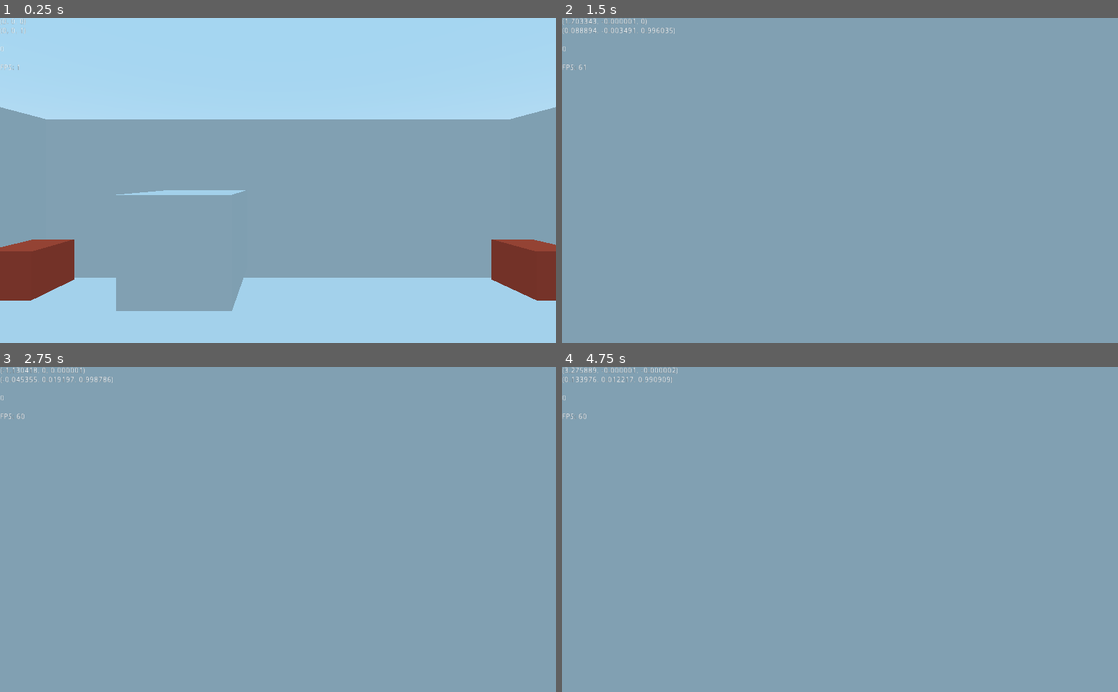
Above: before the commit, frames 1-4 (two rows, left to right).
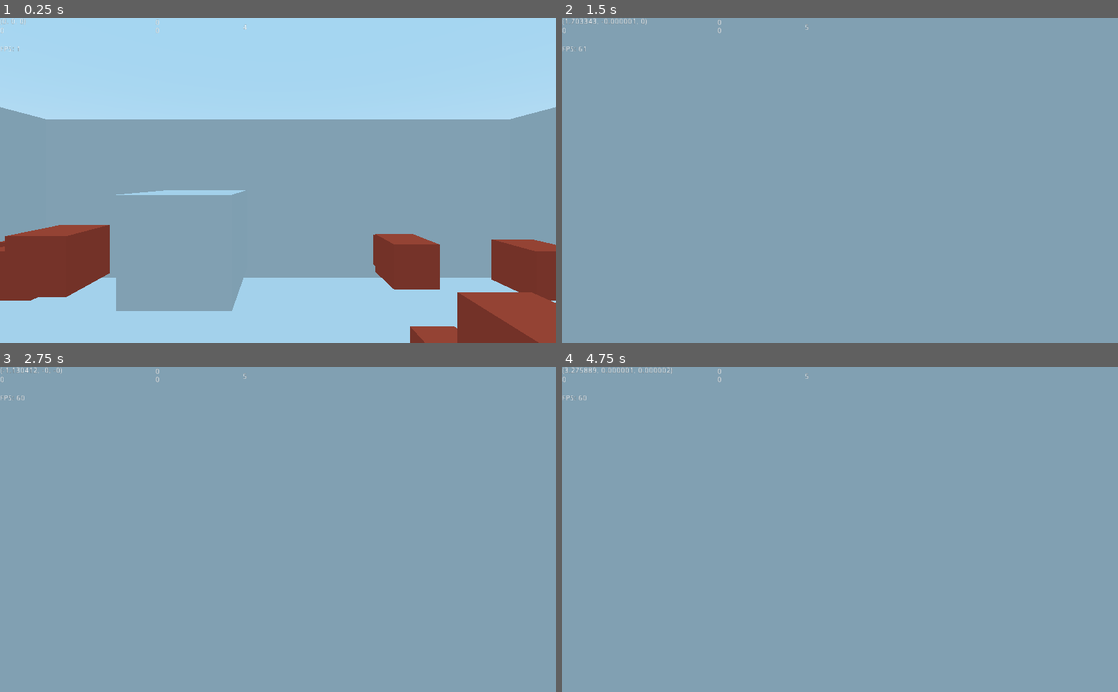
Above: after the commit, the same moments.

Repository: phoesarah/GGJ2020
Game: Godot game, scene res://tscn/Scenes/Test.tscn
The game is run twice, just before and just after one commit, with the same random seed, the same clock (stepped at 60 frames per second) and the same inputs.
Inputs (mouse positions are in pixels of both pictures, inside the frame that each line leads up to):
- Up to frame 1 (0.25 s): no input
- Up to frame 2 (1.5 s): tap Enter at 0.5 s; move the mouse to (867, 180) at 0.52 s; hold W (move_forward) from 0.53 s (still down); click (867, 180) at 0.6 s; move the mouse to (812, 180) at 1.27 s; click (812, 180) at 1.35 s
- Up to frame 3 (2.75 s): keep holding W (move_forward); tap Space at 2 s; move the mouse to (289, 523) at 2.02 s; click (289, 523) at 2.1 s
- Up to frame 4 (4.75 s): keep holding W (move_forward); move the mouse to (834, 536) at 2.77 s; click (834, 536) at 2.85 s; tap Enter at 3.5 s; move the mouse to (878, 532) at 3.52 s; click (878, 532) at 3.6 s; move the mouse to (795, 526) at 4.27 s; click (795, 526) at 4.35 s

The runs differ from the first frame. In frame 1, 7.1% of the frame differs, in the area x 0-100%, y 0-100%; in frame 2, 0.2%; in frame 3, 0.2%; in frame 4, 0.3%.

Commit message:
Prop script

Diff:
--- a/Godot/Scripts/Ball.gd
+++ b/Godot/Scripts/Ball.gd
@@ -1,10 +1,16 @@
 extends RigidBody
 signal hit_prop
+signal caught
 var glove_live: bool = 0
+var player
 
 func _ready():
+	#glove = get_node("../Player/CameraHelper/Glove")
 	self.connect("hit_prop", get_node("../Player"), "ball_hit")
 	self.connect("body_entered", self, "body_entered")
+	#get_node("../Player/CameraHelper/Glove").connect("body_entered", self, "ball_hit")
+	player = get_node("../Player")
+	self.connect("caught", player, "caught")
 	pass
 
 #func _process(delta):
@@ -16,9 +22,8 @@
 		return
 
 	if (body is PropP):
-		print("Hit propp")
 		emit_signal("hit_prop", body)
 
 	if body.name=="Glove" and glove_live == true:
-		print("Caught ball")
 		get_parent().remove_child(self)
+		emit_signal("caught")
--- a/Godot/Scripts/Player.gd
+++ b/Godot/Scripts/Player.gd
@@ -1,11 +1,13 @@
 extends KinematicBody
 export (float) var GRAVITY=-24
 export (bool) var invert_mouse_y = 0
+export (float) var time_per_prop = 3
 var invert_y = 1
 const MOUSE_SENSITIVITY=0.1
 var camera_helper
 var camera
 var has_ball: bool = 1
+var can_throw: bool = 1
 
 var vel = Vector3()
 const MAX_SPEED = 25
@@ -19,6 +21,7 @@
 var ray
 var ball
 var hit_props = Array()
+var timer
 
 var debugtext
 
@@ -28,6 +31,7 @@
 	camera = get_node("CameraHelper/Camera")
 	camera_helper = get_node("CameraHelper")
 	ray = get_node("CameraHelper/Camera/RayCast")
+	timer = get_node("Timer")
 	ball = preload("res://tscn/Props/Ball.tscn")
 	if invert_mouse_y:
 		invert_y=-1
@@ -88,19 +92,28 @@
 
 	if Input.is_action_just_pressed("interact"):
 		if has_ball:
-			var ballo=ball.instance()
-			var scene_root = get_tree().root.get_children()[0]
-			scene_root.add_child(ballo)
-			var cht=camera_helper.get_global_transform()
-			ballo.transform.origin=cht.origin+(cht.basis.z*5)
-			ballo.apply_impulse(Vector3(0,0,0),cht.basis.z*100)
-			has_ball=0
+			if !can_throw:
+				ray.force_raycast_update()
+				if ray.is_colliding():
+					var obj = ray.get_collider()
+					print(" Ray cast to: " + String(obj.name))
+					if hit_props.has(obj):
+						hit_props.erase(obj)
 
-		ray.force_raycast_update()
-		if ray.is_colliding():
-			var obj = ray.get_collider()
-			debugtext += " Ray cast to: " + String(obj.name) + "\n"
-			#print(obj.name)
+						if hit_props.size()==0:
+							get_tree().quit()
+					#print(obj.name)
+
+			if can_throw:
+				var ballo=ball.instance()
+				var scene_root = get_tree().root.get_children()[0]
+				scene_root.add_child(ballo)
+				var cht=camera_helper.get_global_transform()
+				ballo.transform.origin=cht.origin+(cht.basis.z*5)
+				ballo.apply_impulse(Vector3(0,0,0),cht.basis.z*100)
+				has_ball=0
+				can_throw=0
+
 
 func process_movement(delta):
 	dir.y = 0
@@ -125,11 +138,24 @@
 	vel.z = hvel.z
 	vel = move_and_slide(vel, Vector3(0, 1, 0), 0.05, 4, deg2rad(MAX_SLOPE_ANGLE))
 	debugtext += String(vel)
-	debugtext += "\n" + String(camera_helper.get_global_transform().basis.z) + "\n"
+	#debugtext += "\n" + String(camera_helper.get_global_transform().basis.z) + "\n"
 	#debugtext += "\n" + String(Vector3(camera_helper.get_transform().basis.x.x,camera_helper.get_transform().basis.y.y,camera_helper.get_transform().basis.z.z)) + "\n"
 	debugtext += "\n" + String(hit_props.size()) + "\n"
 	get_node("Debug").text= debugtext + "\n" + "FPS: " + str(Engine.get_frames_per_second())
 
+func prop_disturbed(prop):
+	print("Prop disturbed")
+	if !prop.sleepping:
+		print ("Prop not sleeping")
+		if !hit_props.has(prop):
+			hit_props.append(prop)
+
 func ball_hit(prop):
-	if !hit_props.has(prop):
-		hit_props.append(prop)
+	pass
+#	if !hit_props.has(prop):
+#		hit_props.append(prop)
+
+func caught():
+	print("Caught ball")
+	has_ball=1
+	timer.start(hit_props.size()*time_per_prop)
--- a/Godot/Scripts/Prop.gd
+++ b/Godot/Scripts/Prop.gd
@@ -7,9 +7,30 @@
 # Called when the node enters the scene tree for the first time.
 func _ready():
 	start_transform=self.get_global_transform()
+	call_deferred("self.connect()", "sleeping_state_changed", get_node("../Player"), "prop_disturbed")
+	#self.connect("sleeping_state_changed", get_node("../Payer"), "prop_disturbed")
+	#self.connect("sleeping_state_changed", get_parent(), "prop_disturbed", [self])
+	self.connect("body_entered", self, "body_entered")
 	pass # Replace with function body.
 
-
+func reset_transform():
+	self.global_transform=start_transform
+	#lock_axes(true)
+	self.MODE_STATIC
 # Called every frame. 'delta' is the elapsed time since the previous frame.
 #func _process(delta):
 #	pass
+
+func body_entered(body):
+	#if body.name == "Ball":
+	self.contact_monitor=false
+	self.contacts_reported=0
+	get_parent().hit_props.append(self)
+
+func lock_axes(flag:bool):
+	axis_lock_linear_x=flag
+	axis_lock_linear_y=flag
+	axis_lock_linear_z=flag
+	axis_lock_angular_x=flag
+	axis_lock_angular_y=flag
+	axis_lock_angular_z=flag
--- /dev/null
+++ b/Godot/Scripts/PropMaster.gd
@@ -0,0 +1,30 @@
+extends Spatial
+var hit_props = Array()
+var label
+var box
+
+# Declare member variables here. Examples:
+# var a = 2
+# var b = "text"
+
+
+# Called when the node enters the scene tree for the first time.
+func _ready():
+	label = get_node("Label")
+	box = get_node("Box")
+	pass # Replace with function body.
+
+func prop_disturbed(prop):
+	print("Prop disturbed")
+	print(String(prop.sleeping))
+	if prop.sleeping:
+		print ("Prop not sleeping")
+		if !hit_props.has(prop):
+			hit_props.append(prop)
+
+
+# Called every frame. 'delta' is the elapsed time since the previous frame.
+func _process(delta):
+	label.text=String(hit_props.size()) + "\n"
+	#print("Box is sleeping" + String(box.sleeping))
+#	pass
--- /dev/null
+++ b/Godot/Scripts/Timer.gd
@@ -0,0 +1,12 @@
+extends Timer
+
+var text
+
+
+func _ready():
+	text = get_node("TextTimer")
+
+
+func _process(delta):
+	text.text = String(int(self.time_left)) + "\n" + String(self.time_left)
+	pass
--- a/Godot/tscn/Characters/Player.tscn
+++ b/Godot/tscn/Characters/Player.tscn
@@ -1,6 +1,7 @@
-[gd_scene load_steps=4 format=2]
+[gd_scene load_steps=5 format=2]
 
 [ext_resource path="res://Scripts/Player.gd" type="Script" id=1]
+[ext_resource path="res://Scripts/Timer.gd" type="Script" id=2]
 
 [sub_resource type="CapsuleShape" id=1]
 radius = 3.0
@@ -9,6 +10,8 @@
 [sub_resource type="BoxShape" id=2]
 
 [node name="Player" type="KinematicBody"]
+collision_layer = 1024
+collision_mask = 2
 script = ExtResource( 1 )
 
 [node name="CollisionShape" type="CollisionShape" parent="."]
@@ -24,13 +27,15 @@
 [node name="RayCast" type="RayCast" parent="CameraHelper/Camera"]
 cast_to = Vector3( 0, 0, -100 )
 
-[node name="Glove2" type="Area" parent="CameraHelper"]
+[node name="Glove" type="StaticBody" parent="CameraHelper"]
 transform = Transform( 1, 0, 0, 0, 1, 0, 0, 0, 1, 1.79229, -1.246, 5 )
+collision_layer = 4
+collision_mask = 0
 
-[node name="CollisionShape" type="CollisionShape" parent="CameraHelper/Glove2"]
+[node name="CollisionShape" type="CollisionShape" parent="CameraHelper/Glove"]
 shape = SubResource( 2 )
 
-[node name="CSGBox" type="CSGBox" parent="CameraHelper/Glove2"]
+[node name="CSGBox" type="CSGBox" parent="CameraHelper/Glove"]
 
 [node name="Debug" type="Label" parent="."]
 margin_right = 40.0
@@ -39,3 +44,18 @@
 __meta__ = {
 "_edit_use_anchors_": false
 }
+
+[node name="Timer" type="Timer" parent="."]
+process_mode = 0
+wait_time = 5.0
+one_shot = true
+script = ExtResource( 2 )
+
+[node name="TextTimer" type="RichTextLabel" parent="Timer"]
+margin_left = 286.0
+margin_top = 2.0
+margin_right = 478.0
+margin_bottom = 42.0
+__meta__ = {
+"_edit_use_anchors_": false
+}
--- a/Godot/tscn/Props/Ball.tscn
+++ b/Godot/tscn/Props/Ball.tscn
@@ -9,6 +9,8 @@
 [sub_resource type="SphereShape" id=2]
 
 [node name="Ball" type="RigidBody"]
+collision_layer = 3
+collision_mask = 1029
 physics_material_override = SubResource( 1 )
 contacts_reported = 5
 contact_monitor = true
--- a/Godot/tscn/Props/Box.tscn
+++ b/Godot/tscn/Props/Box.tscn
@@ -9,6 +9,9 @@
 [sub_resource type="BoxShape" id=2]
 
 [node name="Box" type="RigidBody"]
+contacts_reported = 1
+contact_monitor = true
+sleeping = true
 script = ExtResource( 1 )
 
 [node name="CSGBox" type="CSGBox" parent="."]
--- a/Godot/tscn/Scenes/Test.tscn
+++ b/Godot/tscn/Scenes/Test.tscn
@@ -1,8 +1,9 @@
-[gd_scene load_steps=6 format=2]
+[gd_scene load_steps=7 format=2]
 
 [ext_resource path="res://tscn/Static/Wall.tscn" type="PackedScene" id=1]
 [ext_resource path="res://tscn/Characters/Player.tscn" type="PackedScene" id=2]
 [ext_resource path="res://tscn/Props/Box.tscn" type="PackedScene" id=3]
+[ext_resource path="res://Scripts/PropMaster.gd" type="Script" id=4]
 
 [sub_resource type="BoxShape" id=1]
 extents = Vector3( 2, 0.05, 2 )
@@ -12,28 +13,123 @@
 
 [node name="Spatial" type="Spatial"]
 
+[node name="PropMaster" type="Spatial" parent="."]
+script = ExtResource( 4 )
+
+[node name="Box" parent="PropMaster" instance=ExtResource( 3 )]
+transform = Transform( 1, 0, 0, 0, 1, 0, 0, 0, 1, -11.6045, 4.80502, -11.6808 )
+
+[node name="Box2" parent="PropMaster" instance=ExtResource( 3 )]
+transform = Transform( 1, 0, 0, 0, 1, 0, 0, 0, 1, 11.1163, 4.80502, -11.6808 )
+
+[node name="Box4" parent="PropMaster" instance=ExtResource( 3 )]
+transform = Transform( 1, 0, 0, 0, 1, 0, 0, 0, 1, -11.6045, 4.80502, 10.5273 )
+
+[node name="Box3" parent="PropMaster" instance=ExtResource( 3 )]
+transform = Transform( 1, 0, 0, 0, 1, 0, 0, 0, 1, 11.1163, 4.80502, 10.5273 )
+
+[node name="Box8" parent="PropMaster" instance=ExtResource( 3 )]
+transform = Transform( 1, 0, 0, 0, 1, 0, 0, 0, 1, -7.35697, 4.10906, -7.70224 )
+
+[node name="Box7" parent="PropMaster" instance=ExtResource( 3 )]
+transform = Transform( 1, 0, 0, 0, 1, 0, 0, 0, 1, 15.3638, 4.10906, -7.70224 )
+
+[node name="Box6" parent="PropMaster" instance=ExtResource( 3 )]
+transform = Transform( 1, 0, 0, 0, 1, 0, 0, 0, 1, -7.35697, 4.10906, 14.5059 )
+
+[node name="Box5" parent="PropMaster" instance=ExtResource( 3 )]
+transform = Transform( 1, 0, 0, 0, 1, 0, 0, 0, 1, 15.3638, 4.10906, 14.5059 )
+
+[node name="Box12" parent="PropMaster" instance=ExtResource( 3 )]
+transform = Transform( 1, 0, 0, 0, 1, 0, 0, 0, 1, -6.97286, 1.12635, -12.6942 )
+
+[node name="Box11" parent="PropMaster" instance=ExtResource( 3 )]
+transform = Transform( 1, 0, 0, 0, 1, 0, 0, 0, 1, 15.7479, 1.12635, -12.6942 )
+
+[node name="Box10" parent="PropMaster" instance=ExtResource( 3 )]
+transform = Transform( 1, 0, 0, 0, 1, 0, 0, 0, 1, -6.97286, 1.12635, 9.5139 )
+
+[node name="Box9" parent="PropMaster" instance=ExtResource( 3 )]
+transform = Transform( 1, 0, 0, 0, 1, 0, 0, 0, 1, 15.7479, 1.12635, 9.5139 )
+
+[node name="Box16" parent="PropMaster" instance=ExtResource( 3 )]
+transform = Transform( 1, 0, 0, 0, 1, 0, 0, 0, 1, -10.1526, 2.12059, -14.8052 )
+
+[node name="Box15" parent="PropMaster" instance=ExtResource( 3 )]
+transform = Transform( 1, 0, 0, 0, 1, 0, 0, 0, 1, 12.5682, 2.12059, -14.8052 )
+
+[node name="Box14" parent="PropMaster" instance=ExtResource( 3 )]
+transform = Transform( 1, 0, 0, 0, 1, 0, 0, 0, 1, -10.1526, 2.12059, 7.40295 )
+
+[node name="Box13" parent="PropMaster" instance=ExtResource( 3 )]
+transform = Transform( 1, 0, 0, 0, 1, 0, 0, 0, 1, 12.5682, 2.12059, 7.40295 )
+
+[node name="Box20" parent="PropMaster" instance=ExtResource( 3 )]
+transform = Transform( 1, 0, 0, 0, 1, 0, 0, 0, 1, -13.8216, 2.91598, -17.8859 )
+
+[node name="Box19" parent="PropMaster" instance=ExtResource( 3 )]
+transform = Transform( 1, 0, 0, 0, 1, 0, 0, 0, 1, 8.89916, 2.91598, -17.8859 )
+
+[node name="Box18" parent="PropMaster" instance=ExtResource( 3 )]
+transform = Transform( 1, 0, 0, 0, 1, 0, 0, 0, 1, -13.8216, 2.91598, 4.32218 )
+
+[node name="Box17" parent="PropMaster" instance=ExtResource( 3 )]
+transform = Transform( 1, 0, 0, 0, 1, 0, 0, 0, 1, 8.89916, 2.91598, 4.32218 )
+
+[node name="Box24" parent="PropMaster" instance=ExtResource( 3 )]
+transform = Transform( 1, 0, 0, 0, 1, 0, 0, 0, 1, -14.7779, 5.89868, -13.6018 )
+
+[node name="Box23" parent="PropMaster" instance=ExtResource( 3 )]
+transform = Transform( 1, 0, 0, 0, 1, 0, 0, 0, 1, 7.94287, 5.89868, -13.6018 )
+
+[node name="Box22" parent="PropMaster" instance=ExtResource( 3 )]
+transform = Transform( 1, 0, 0, 0, 1, 0, 0, 0, 1, -14.7779, 5.89868, 8.60633 )
+
+[node name="Box21" parent="PropMaster" instance=ExtResource( 3 )]
+transform = Transform( 1, 0, 0, 0, 1, 0, 0, 0, 1, 7.94287, 5.89868, 8.60633 )
+
+[node name="Box28" parent="PropMaster" instance=ExtResource( 3 )]
+transform = Transform( 1, 0, 0, 0, 1, 0, 0, 0, 1, -5.88465, 4.68557, -16.8813 )
+
+[node name="Box27" parent="PropMaster" instance=ExtResource( 3 )]
+transform = Transform( 1, 0, 0, 0, 1, 0, 0, 0, 1, 16.8362, 4.68557, -16.8813 )
+
+[node name="Box26" parent="PropMaster" instance=ExtResource( 3 )]
+transform = Transform( 1, 0, 0, 0, 1, 0, 0, 0, 1, -5.88465, 4.68557, 5.32677 )
+
+[node name="Box25" parent="PropMaster" instance=ExtResource( 3 )]
+transform = Transform( 1, 0, 0, 0, 1, 0, 0, 0, 1, 16.8362, 4.68557, 5.32677 )
+
+[node name="Box32" parent="PropMaster" instance=ExtResource( 3 )]
+transform = Transform( 1, 0, 0, 0, 1, 0, 0, 0, 1, -7.76523, 4.89032, -12.8881 )
+sleeping = false
+
+[node name="Box31" parent="PropMaster" instance=ExtResource( 3 )]
+transform = Transform( 1, 0, 0, 0, 1, 0, 0, 0, 1, 16.5747, 4.89032, -10.938 )
+
+[node name="Box30" parent="PropMaster" instance=ExtResource( 3 )]
+transform = Transform( 1, 0, 0, 0, 1, 0, 0, 0, 1, -6.14608, 4.89032, 11.2701 )
+
+[node name="Box29" parent="PropMaster" instance=ExtResource( 3 )]
+transform = Transform( 1, 0, 0, 0, 1, 0, 0, 0, 1, 16.5747, 4.89032, 11.2701 )
+
+[node name="Label" type="Label" parent="PropMaster"]
+margin_left = 447.0
+margin_top = 11.0
+margin_right = 487.0
+margin_bottom = 25.0
+text = "Prop Debug"
+__meta__ = {
+"_edit_use_anchors_": false
+}
+
 [node name="Player" parent="." instance=ExtResource( 2 )]
-
-[node name="Box" parent="." instance=ExtResource( 3 )]
-transform = Transform( 1, 0, 0, 0, 1, 0, 0, 0, 1, -11.6045, 4.80502, -11.6808 )
-sleeping = true
-
-[node name="Box2" parent="." instance=ExtResource( 3 )]
-transform = Transform( 1, 0, 0, 0, 1, 0, 0, 0, 1, 11.1163, 4.80502, -11.6808 )
-sleeping = true
-
-[node name="Box4" parent="." instance=ExtResource( 3 )]
-transform = Transform( 1, 0, 0, 0, 1, 0, 0, 0, 1, -11.6045, 4.80502, 10.5273 )
-sleeping = true
-
-[node name="Box3" parent="." instance=ExtResource( 3 )]
-transform = Transform( 1, 0, 0, 0, 1, 0, 0, 0, 1, 11.1163, 4.80502, 10.5273 )
-sleeping = true
 
 [node name="Room" type="Spatial" parent="."]
 
 [node name="Floor" type="StaticBody" parent="Room"]
 transform = Transform( 10, 0, 0, 0, 7, 0, 0, 0, 10, 0, 0, 0 )
+collision_layer = 3
 
 [node name="CollisionShape" type="CollisionShape" parent="Room/Floor"]
 shape = SubResource( 1 )
--- a/Godot/tscn/Static/Wall.tscn
+++ b/Godot/tscn/Static/Wall.tscn
@@ -5,6 +5,7 @@
 
 [node name="Wall" type="StaticBody"]
 transform = Transform( 1, 0, 0, 0, 1, 0, 0, 0, 1, 0, 0.97665, 0 )
+collision_layer = 3
 
 [node name="CollisionShape" type="CollisionShape" parent="."]
 shape = SubResource( 1 )
